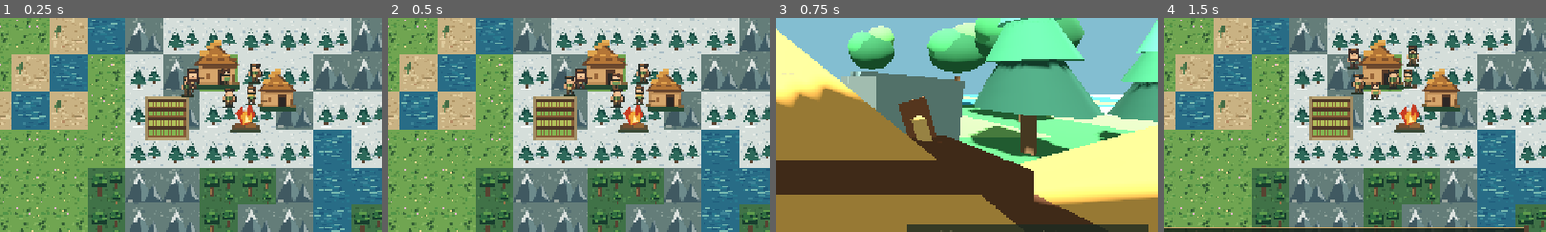
Above: before the commit, frames 1-4 (left to right).
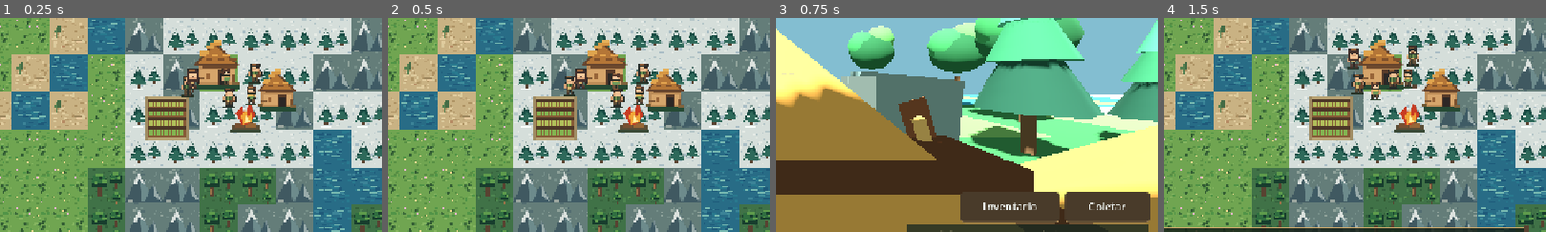
Above: after the commit, the same moments.

Repository: contateste123455667788994321-max/legados-das-eras
Game: Godot game, scene res://scenes/Main.tscn
The game is run twice, just before and just after one commit, with the same random seed, the same clock (stepped at 60 frames per second) and the same inputs.
Inputs:
- Up to frame 1 (0.25 s): no input
- Up to frame 2 (0.5 s): no input
- Up to frame 3 (0.75 s): click "Explorar" at 0.5 s
- Up to frame 4 (1.5 s): click "Mapa" at 1.25 s
The pictures show only the part of the screen within x 48-98%, y 41-91%; the shares and areas given below are measured in that part.

Frames 1-2 are identical in both runs. In frame 3, 5.1% of the frame differs, in the area x 48-98%, y 81-97%; in frame 4, nothing differs.

Commit message:
gameplay: add visible first-person collect and inventory buttons with real saved resources

Diff:
--- a/scripts/main.gd
+++ b/scripts/main.gd
@@ -39,6 +39,8 @@
 var joystick_center := Vector2.ZERO
 var joystick_direction := Vector2.ZERO
 var view_button: Button
+var action_button: Button
+var inventory_button: Button
 
 var info_label: Label
 var stats_label: Label
@@ -129,6 +131,10 @@
 	_button("Atualizar", Vector2(1196, 15), Vector2(80, 38), Callable(self, "_check_updates"))
 	info_label = _label("", Vector2(32, 660), Vector2(1150, 26), 16, Color("#fff0bb"))
 	info_label.visible = false
+	action_button = _button("Coletar", Vector2(1104, 590), Vector2(143, 52), Callable(self, "_character_action"))
+	inventory_button = _button("Inventario", Vector2(929, 590), Vector2(166, 52), Callable(self, "_show_inventory"))
+	action_button.visible = false
+	inventory_button.visible = false
 
 func _add_biome_touch(kind: String, pos: Vector2) -> void:
 	var btn := Button.new()
@@ -711,6 +717,10 @@
 	joystick_touch = -1
 	look_touch = -1
 	joystick_direction = Vector2.ZERO
+	if is_instance_valid(action_button):
+		action_button.visible = character_view
+	if is_instance_valid(inventory_button):
+		inventory_button.visible = character_view
 	if viewport_3d != null:
 		viewport_3d.render_target_update_mode = SubViewport.UPDATE_ALWAYS if character_view else SubViewport.UPDATE_DISABLED
 	if character_view:
@@ -977,6 +987,31 @@
 	dialog.popup_centered(Vector2i(610, 390))
 	dialog.confirmed.connect(dialog.queue_free)
 
+func _character_action() -> void:
+	var actor: Dictionary = world.get_actor(controlled_id)
+	if actor.is_empty():
+		world.news = "Escolha um personagem para agir."
+		return
+	var px: int = clampi(int(float(actor["x"])), 0, World.SIZE - 1)
+	var py: int = clampi(int(float(actor["y"])), 0, World.SIZE - 1)
+	var biome: String = str(world.tiles[py][px])
+	if biome == "forest":
+		actor["wood"] = int(actor.get("wood", 0)) + 3
+		world.news = str(actor["name"]) + " coletou 3 madeiras na floresta."
+	elif biome == "grass":
+		actor["wood"] = int(actor.get("wood", 0)) + 1
+		world.news = str(actor["name"]) + " coletou galhos no campo."
+	elif biome == "sand":
+		actor["food"] = int(actor.get("food", 0)) + 1
+		world.news = str(actor["name"]) + " encontrou mantimentos no deserto."
+	elif biome == "snow":
+		actor["wood"] = int(actor.get("wood", 0)) + 1
+		world.news = str(actor["name"]) + " guardou lenha para o frio."
+	else:
+		world.news = "Aqui nao ha recursos faceis de recolher."
+	world.save_world()
+	_refresh_ui()
+
 func _show_inventory() -> void:
 	var actor: Dictionary = world.get_actor(controlled_id)
 	if actor.is_empty() and selected_person_id > 0:
